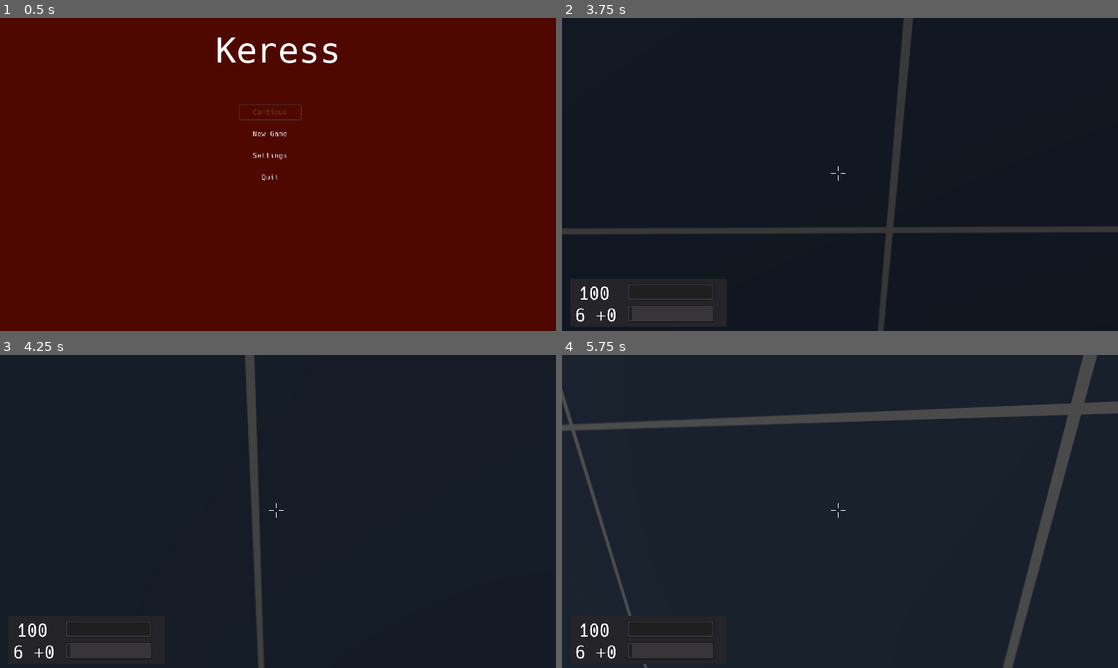
Above: before the commit, frames 1-4 (two rows, left to right).
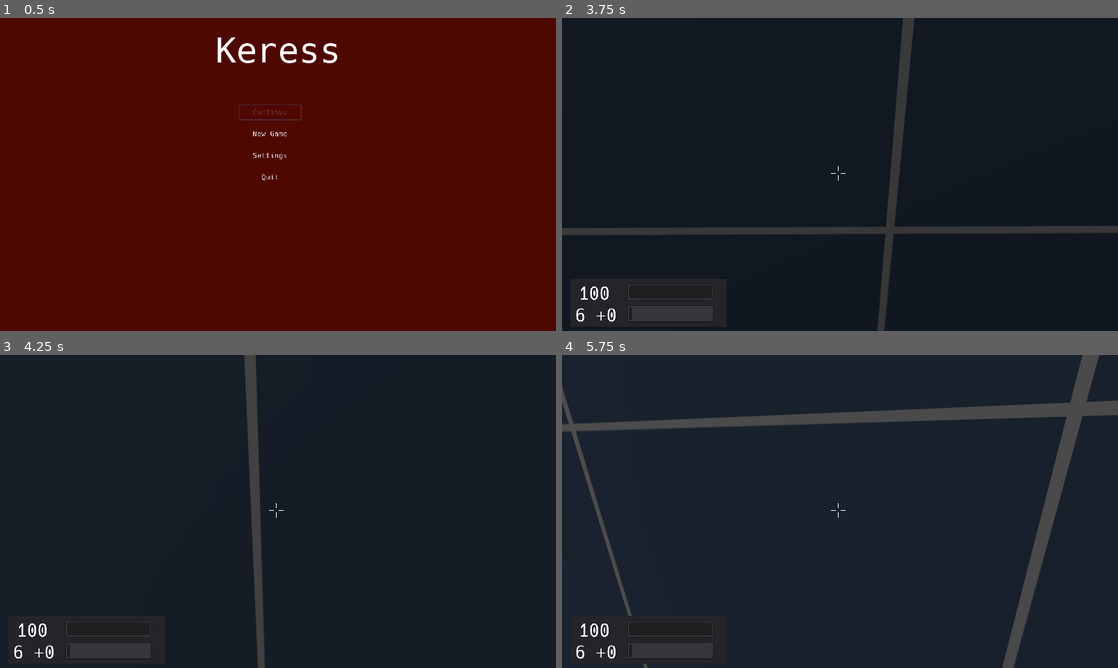
Above: after the commit, the same moments.

Repository: duckinator/keress
Game: Godot game, scene res://menus/MainMenu.tscn
Two runs of this game, one before a commit and one after it. Both use one fixed random seed, a clock stepped at 60 frames per second and the inputs below.
Inputs (mouse positions are in pixels of both pictures, inside the frame that each line leads up to):
- Up to frame 1 (0.5 s): no input
- Up to frame 2 (3.75 s): click "New Game" at 0.5 s; tap Enter (ui_accept) at 1.25 s; move the mouse to (867, 174) at 1.27 s; press the mouse at (867, 174) at 1.28 s; hold W (movement_forward) from 1.28 s (still down); tap Space (movement_jump) at 1.52, 2.27 s; move the mouse to (812, 174) at 2.02 s; release the mouse at (812, 174) at 2.03 s; right-click (812, 174) at 2.1 s; move the mouse to (851, 168) at 2.77 s; tap Shift (movement_crouch) at 2.85 s; move the mouse to (834, 180) at 3.52 s; tap Tab (quick_switch_item) at 3.6 s
- Up to frame 3 (4.25 s): keep holding W (movement_forward); tap Space (movement_jump) at 3.77 s
- Up to frame 4 (5.75 s): keep holding W (movement_forward); move the mouse to (878, 514) at 4.27 s; hold 1 4.28-5.03 s; tap Space (movement_jump) at 4.52, 5.27 s; move the mouse to (795, 508) at 5.02 s; tap 2 at 5.1 s

Frame 1 is identical in both runs. In frame 2, 0.2% of the frame differs, in the area x 36-64%, y 0-70%; in frame 3, 0.2%; in frame 4, 0.9%, in the area x 2-100%, y 0-100%.

Commit message:
More work on level3.

Diff:
--- a/src/levels/Level_003.tscn
+++ b/src/levels/Level_003.tscn
@@ -28,6 +28,9 @@
 uv1_scale = Vector3( 0.25, 0.25, 0.25 )
 uv1_triplanar = true
 
+[sub_resource type="SpatialMaterial" id=6]
+albedo_texture = ExtResource( 5 )
+
 [node name="Level_003" type="Spatial"]
 
 [node name="WorldEnvironment" type="WorldEnvironment" parent="."]
@@ -42,14 +45,14 @@
 transform = Transform( -4.37114e-08, 0, 1, 0, 1, 0, -1, 0, -4.37114e-08, 0, 0, 0 )
 
 [node name="Transition_001" parent="." instance=ExtResource( 2 )]
-transform = Transform( -4.37114e-08, 0, -1, 0, 1, 0, 1, 0, -4.37114e-08, 0, 0, 0 )
+transform = Transform( -4.37114e-08, 0, -1, 0, 1, 0, 1, 0, -4.37114e-08, 0, -1, -2 )
 
 [node name="Transition_Entry_Door" parent="." instance=ExtResource( 3 )]
-transform = Transform( -1, 0, -8.74228e-08, 0, 1, 0, 8.74228e-08, 0, -1, 20, 5, 0 )
+transform = Transform( -1, 0, -8.74228e-08, 0, 1, 0, 8.74228e-08, 0, -1, 20, 4, -2 )
 locked = true
 
 [node name="Level_Entry_Door" parent="." instance=ExtResource( 3 )]
-transform = Transform( 1, 0, 0, 0, 1, 0, 0, 0, 1, -20, 5, 0 )
+transform = Transform( 1, 0, 0, 0, 1, 0, 0, 0, 1, -20, 4, -2 )
 default_exit_behavior = false
 seamless_transition = false
 
@@ -86,8 +89,9 @@
 material = SubResource( 5 )
 
 [node name="CSGBox2" type="CSGBox" parent="EntryWall"]
-transform = Transform( 1, 0, 0, 0, 1, 0, 0, 0, 1, 0, 5, 0 )
+transform = Transform( 1, 0, 0, 0, 1, 0, 0, 0, 1, 0, 4, -2 )
 operation = 2
 width = 5.0
 height = 16.0
 depth = 20.0
+material = SubResource( 6 )
--- a/src/levels/Transition_001.tscn
+++ b/src/levels/Transition_001.tscn
@@ -1,7 +1,8 @@
-[gd_scene load_steps=21 format=2]
+[gd_scene load_steps=24 format=2]
 
 [ext_resource path="res://textures/generic-panel-01.png" type="Texture" id=1]
 [ext_resource path="res://textures/generic-panel-03.png" type="Texture" id=2]
+[ext_resource path="res://textures/generic-panel-01-03-transition.png" type="Texture" id=3]
 
 [sub_resource type="SpatialMaterial" id=1]
 albedo_texture = ExtResource( 1 )
@@ -11,7 +12,7 @@
 
 [sub_resource type="CubeMesh" id=2]
 material = SubResource( 1 )
-size = Vector3( 20, 4, 40 )
+size = Vector3( 20, 4, 36 )
 
 [sub_resource type="ConvexPolygonShape" id=3]
 points = PoolVector3Array( -10, 1, 20, 10, 1, -20, 10, 1, 20, -10, 1, -20, -10, -1, 20, 10, -1, -20, 10, -1, 20, -10, - …(208 unchanged characters)…
@@ -78,11 +79,17 @@
 radius = 2.3
 height = 32.0
 
+[sub_resource type="CubeMesh" id=19]
+size = Vector3( 4, 4, 4 )
+
+[sub_resource type="SpatialMaterial" id=20]
+albedo_texture = ExtResource( 3 )
+
 [node name="Transition_001" type="Spatial"]
 
 [node name="Floor" type="MeshInstance" parent="."]
 editor/display_folded = true
-transform = Transform( 1, 0, 0, 0, 1, 0, 0, 0, 1, 0, -1, 0 )
+transform = Transform( 1, 0, 0, 0, 1, 0, 0, 0, 1, 0, -1, -2 )
 mesh = SubResource( 2 )
 material/0 = null
 
@@ -114,7 +121,6 @@
 shape = SubResource( 7 )
 
 [node name="Wall_Entrance" type="Spatial" parent="."]
-editor/display_folded = true
 transform = Transform( 1, 0, 0, 0, 1, 0, 0, 0, 1, 0, 3, 18 )
 
 [node name="Top" type="MeshInstance" parent="Wall_Entrance"]
@@ -129,7 +135,6 @@
 shape = SubResource( 10 )
 
 [node name="Left" type="MeshInstance" parent="Wall_Entrance"]
-editor/display_folded = true
 transform = Transform( 1, 0, 0, 0, 1, 0, 0, 0, 1, -8, 2, 0 )
 mesh = SubResource( 12 )
 material/0 = null
@@ -207,3 +212,30 @@
 [node name="CollisionShape2" type="CollisionShape" parent="Area"]
 transform = Transform( 1, 0, 0, 0, 1, 0, 0, 0, 1, 4, 4, 0 )
 shape = SubResource( 18 )
+
+[node name="Floor_Wall_Transition" type="Spatial" parent="."]
+
+[node name="MeshInstance" type="MeshInstance" parent="Floor_Wall_Transition"]
+transform = Transform( 1, 0, 0, 0, -4.37114e-08, -1, 0, 1, -4.37114e-08, -8, -1, 18 )
+mesh = SubResource( 19 )
+material/0 = SubResource( 20 )
+
+[node name="MeshInstance2" type="MeshInstance" parent="Floor_Wall_Transition"]
+transform = Transform( 1, 0, 0, 0, -4.37114e-08, -1, 0, 1, -4.37114e-08, -4, -1, 18 )
+mesh = SubResource( 19 )
+material/0 = SubResource( 20 )
+
+[node name="MeshInstance3" type="MeshInstance" parent="Floor_Wall_Transition"]
+transform = Transform( 1, 0, 0, 0, -4.37114e-08, -1, 0, 1, -4.37114e-08, 0, -1, 18 )
+mesh = SubResource( 19 )
+material/0 = SubResource( 20 )
+
+[node name="MeshInstance4" type="MeshInstance" parent="Floor_Wall_Transition"]
+transform = Transform( 1, 0, 0, 0, -4.37114e-08, -1, 0, 1, -4.37114e-08, 4, -1, 18 )
+mesh = SubResource( 19 )
+material/0 = SubResource( 20 )
+
+[node name="MeshInstance5" type="MeshInstance" parent="Floor_Wall_Transition"]
+transform = Transform( 1, 0, 0, 0, -4.37114e-08, -1, 0, 1, -4.37114e-08, 8, -1, 18 )
+mesh = SubResource( 19 )
+material/0 = SubResource( 20 )
Not shown: 1 places in src/levels/Level_003.tscn that only renumber resources
Binary file added: src/textures/generic-panel-01-03-transition.png
Not shown, added: src/textures/generic-panel-01-03-transition.png.import
Binary file changed: src/textures/generic-panel-01.png
Binary file changed: src/textures/generic-panel-02.png
Binary file changed: src/textures/generic-panel-03.png
Not shown, removed: src/textures/generic-panel-01.xcf
